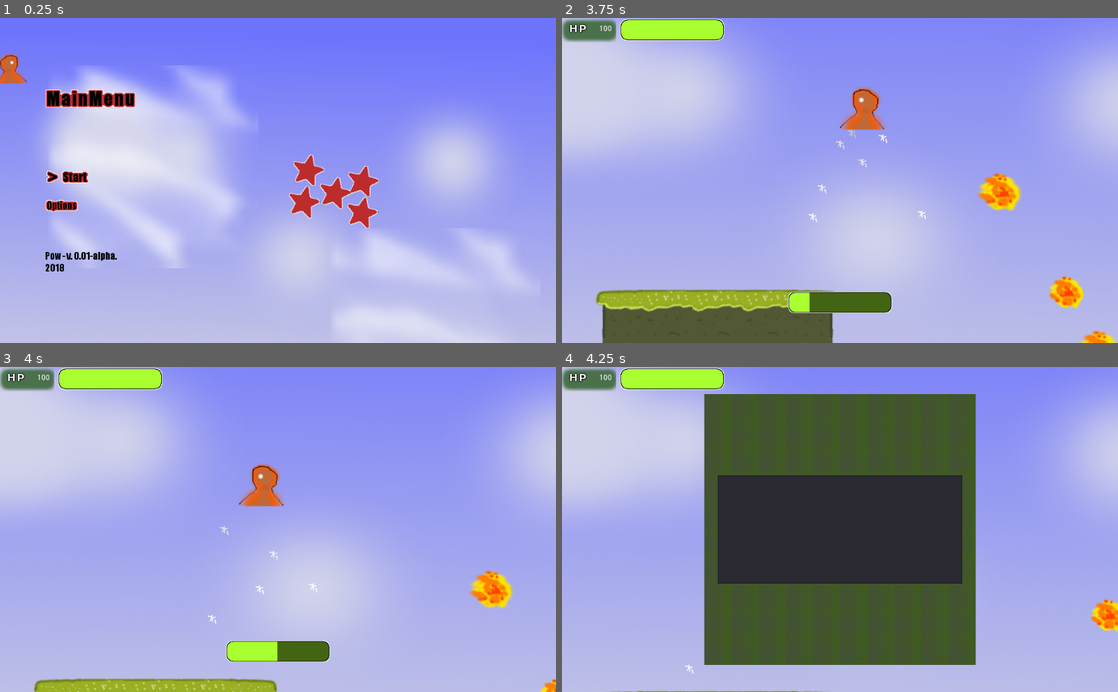
Above: before the commit, frames 1-4 (two rows, left to right).
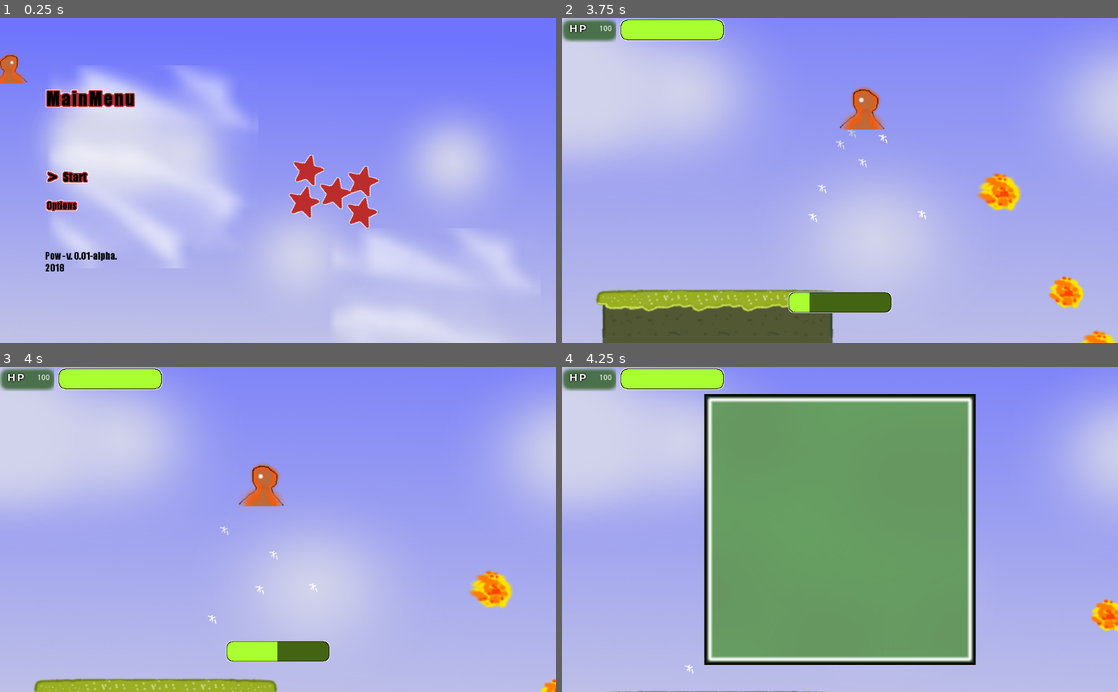
Above: after the commit, the same moments.

Repository: theatischbein/Pow
Game: Godot game, scene res://scene/MainMenu.tscn
The game is run twice, just before and just after one commit, with the same random seed, the same clock (stepped at 60 frames per second) and the same inputs.
Inputs:
- Up to frame 1 (0.25 s): no input
- Up to frame 2 (3.75 s): tap Enter (ui_accept) at 0.5, 1.35, 1.52, 1.82, 2.85, 3.02, 3.32 s; hold Right (ui_right) 0.53-1.28 s; hold Enter (ui_accept) 0.53-1.28 s; hold Down (ui_down) 1.28-2.03 s; hold Right (ui_right) 2.03-2.78 s; hold Enter (ui_accept) 2.03-2.78 s; hold Up (ui_up) 2.78-3.53 s; hold Left (ui_left) from 3.53 s (still down); hold Enter (ui_accept) from 3.53 s (still down)
- Up to frame 3 (4 s): keep holding Left (ui_left); keep holding Enter (ui_accept)
- Up to frame 4 (4.25 s): keep holding Left (ui_left); keep holding Enter (ui_accept); tap I (toogle_inventory) at 4.15 s

Frames 1-3 are identical in both runs. In frame 4, 41% of the frame differs, in the area x 25-75%, y 8-92%.
Error before the commit: Invalid operands 'String' and 'int' in operator '=='. (res://scripts/Inventory.gd:30)
Error after the commit: Invalid operands 'String' and 'int' in operator '=='. (res://scripts/Inventory.gd:34)

Commit message:
Inventory Test Item. Load from database -Display BUG

Diff:
--- a/resc/item_database.json
+++ b/resc/item_database.json
@@ -9,12 +9,12 @@
     },
 	"1":
 	{
-		"name"	:	"A",
-		"icon"	:	"..",
-		"type"	:	"consumable",
-		"stackable": true,
-		"weight":	0.1,
-		"price" :	7
+		"name"	:	"SuperSword",
+		"icon"	:	"res://asset/inventory/test_slot.png",
+		"type"	:	"weapon",
+		"stackable": false,
+		"weight":	5.0,
+		"price" :	70
 	}
 
 }
--- a/scene/Inventory.tscn
+++ b/scene/Inventory.tscn
@@ -1,8 +1,9 @@
-[gd_scene load_steps=2 format=2]
+[gd_scene load_steps=3 format=2]
 
-[ext_resource path="res://asset/middle.png" type="Texture" id=1]
+[ext_resource path="res://asset/inventory/inv_bg.png" type="Texture" id=1]
+[ext_resource path="res://scene/InventoryItem.tscn" type="PackedScene" id=2]
 
-[node name="Inventory" type="MarginContainer" index="0"]
+[node name="Inventory" type="MarginContainer"]
 
 anchor_left = 0.0
 anchor_top = 0.0
@@ -36,13 +37,14 @@
 
 [node name="MarginContainer2" type="MarginContainer" parent="CenterContainer" index="0"]
 
+editor/display_folded = true
 anchor_left = 0.0
 anchor_top = 0.0
 anchor_right = 0.0
 anchor_bottom = 0.0
-margin_left = 258.0
+margin_left = 254.0
 margin_top = 50.0
-margin_right = 758.0
+margin_right = 762.0
 margin_bottom = 550.0
 rect_min_size = Vector2( 500, 500 )
 rect_pivot_offset = Vector2( 0, 0 )
@@ -60,7 +62,7 @@
 anchor_right = 0.0
 anchor_bottom = 0.0
 margin_left = 8.0
-margin_right = 500.0
+margin_right = 508.0
 margin_bottom = 500.0
 rect_pivot_offset = Vector2( 0, 0 )
 rect_clip_content = false
@@ -74,6 +76,7 @@
 
 [node name="ItemList" type="ItemList" parent="CenterContainer" index="1"]
 
+visible = false
 anchor_left = 0.0
 anchor_top = 0.0
 anchor_right = 0.0
@@ -94,7 +97,30 @@
 select_mode = 1
 allow_reselect = true
 max_columns = 6
-icon_mode = 1
-icon_scale = 0.7
+icon_mode = 0
+icon_scale = 0.8
 fixed_icon_size = Vector2( 0, 0 )
 _sections_unfolded = [ "Columns", "Icon", "Rect" ]
+
+[node name="GridContainer" type="GridContainer" parent="CenterContainer" index="2"]
+
+anchor_left = 0.0
+anchor_top = 0.0
+anchor_right = 0.0
+anchor_bottom = 0.0
+margin_left = 476.0
+margin_top = 268.0
+margin_right = 540.0
+margin_bottom = 332.0
+rect_pivot_offset = Vector2( 0, 0 )
+rect_clip_content = false
+mouse_filter = 1
+mouse_default_cursor_shape = 0
+size_flags_horizontal = 1
+size_flags_vertical = 1
+columns = 6
+
+[node name="Item" parent="CenterContainer/GridContainer" index="0" instance=ExtResource( 2 )]
+
+margin_right = 64.0
+margin_bottom = 64.0
--- /dev/null
+++ b/scene/InventoryItem.tscn
@@ -0,0 +1,28 @@
+[gd_scene load_steps=3 format=2]
+
+[ext_resource path="res://asset/inventory/empty_slot.png" type="Texture" id=1]
+[ext_resource path="res://scripts/InventoryItem.gd" type="Script" id=2]
+
+[node name="TextureRect" type="TextureRect" index="0"]
+
+anchor_left = 0.0
+anchor_top = 0.0
+anchor_right = 0.0
+anchor_bottom = 0.0
+margin_right = 40.0
+margin_bottom = 40.0
+rect_pivot_offset = Vector2( 0, 0 )
+rect_clip_content = false
+mouse_filter = 1
+mouse_default_cursor_shape = 0
+size_flags_horizontal = 1
+size_flags_vertical = 1
+texture = ExtResource( 1 )
+stretch_mode = 0
+script = ExtResource( 2 )
+itemName = ""
+type = 0
+stackable = false
+weight = 0.0
+price = 0
+amount = 0
--- a/scene/Level.tscn
+++ b/scene/Level.tscn
@@ -10,6 +10,7 @@
 [ext_resource path="res://scripts/HUD.gd" type="Script" id=8]
 [ext_resource path="res://scene/Inventory.tscn" type="PackedScene" id=9]
 [ext_resource path="res://scripts/Inventory.gd" type="Script" id=10]
+[ext_resource path="res://scene/InventoryItem.tscn" type="PackedScene" id=11]
 
 [node name="Node2D" type="Node2D"]
 
@@ -96,6 +97,7 @@
 visible = false
 script = ExtResource( 10 )
 _sections_unfolded = [ "Margin", "Pause" ]
+InventoryItem = ExtResource( 11 )
 
 [connection signal="die" from="Player" to="HUD-Layer/HUD" method="_on_Player_die"]
 
--- a/scene/MainMenu.tscn
+++ b/scene/MainMenu.tscn
@@ -25,7 +25,7 @@
 "speed": 2.0
 } ]
 
-[node name="MarginContainer" type="MarginContainer" index="0"]
+[node name="MarginContainer" type="MarginContainer"]
 
 anchor_left = 0.0
 anchor_top = 0.0
@@ -44,7 +44,8 @@
 anchor_top = 0.0
 anchor_right = 0.0
 anchor_bottom = 0.0
-margin_right = 1016.0
+margin_left = 8.0
+margin_right = 1024.0
 margin_bottom = 600.0
 rect_pivot_offset = Vector2( 0, 0 )
 rect_clip_content = false
--- a/scripts/Inventory.gd
+++ b/scripts/Inventory.gd
@@ -1,7 +1,9 @@
 extends MarginContainer
 
 onready var player = get_node("../../Player")
-onready var itemlist = get_node("CenterContainer/ItemList")
+onready var itemList = get_node("CenterContainer/GridContainer")
+export (PackedScene) var InventoryItem
+
 func _ready():
 	pass
 
@@ -16,7 +18,9 @@
 			get_tree().paused = true
 
 func update_inventory():
-	itemlist.clear()
+	for child in itemList.get_children():
+		child.queue_free()
+
 	for slot in range(0, player.max_slots-1):
 		var item = player.inventory[String(slot)]
 		var itemData = Inventory_DB.get_item(item["id"])
@@ -29,6 +33,11 @@
 
 		if (item["id"] == 0):
 			amount = " "
-		itemlist.add_item(amount, icon)
-		itemlist.set_item_metadata(slot, itemData)
-		itemlist.set_item_text(slot, itemData["name"])
+		var newItem = InventoryItem.instance()
+		newItem.amount = amount
+		newItem.texture = icon
+		newItem.itemName = itemData["name"]
+		newItem.weight = itemData["weight"]
+		newItem.price = itemData["price"]
+		newItem.stackable = itemData["stackable"]
+		itemList.add_child(newItem)
--- /dev/null
+++ b/scripts/InventoryItem.gd
@@ -0,0 +1,24 @@
+extends TextureRect
+
+const TYPE = {
+	misc = 0,
+	consumable = 1,
+	weapon = 2
+	}
+
+export var itemName = ""
+export var type = TYPE.misc
+export var stackable = false
+export var weight = 0.0
+export var price = 0
+export var amount = 0
+
+func _ready():
+	# Called every time the node is added to the scene.
+	# Initialization here
+	pass
+
+#func _process(delta):
+#	# Called every frame. Delta is time since last frame.
+#	# Update game logic here.
+#	pass
Binary file added: asset/inventory/inv_bg.png
Not shown, added: asset/inventory/inv_bg.png.import
Binary file added: asset/inventory/test_slot.png
Not shown, added: asset/inventory/test_slot.png.import
Not shown: 1 places in scene/Level.tscn that only renumber resources
